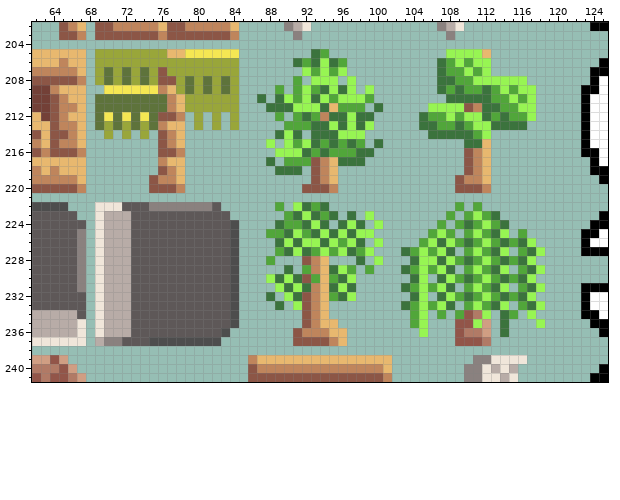
Two states of a pixel-art file, Assets/Yaya/Artwork/Misc/System.ase. Above: the version before the commit.
256x256 pixels, 1 frame. Colours within 5 levels of each other are drawn and written as one. Shown: x 62..125, y 202..241.
Once edited:
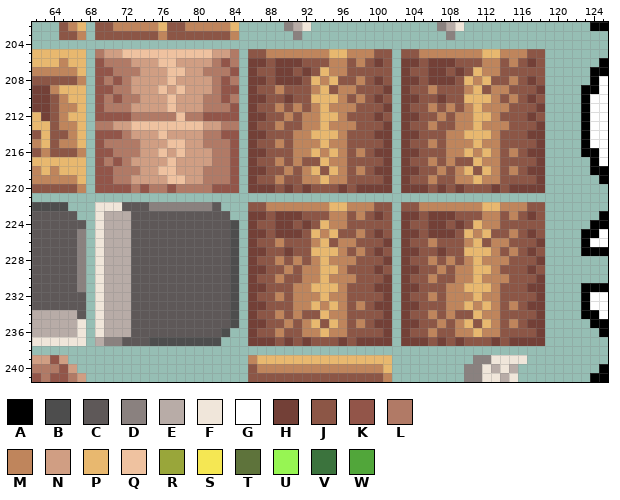
Palette (. is transparent): A #000000  B #4d4d4d  C #5e5858  D #8a817f  E #b8aca7  F #f0e6da  G #ffffff  H #734037  J #8c5646  K #925549  L #b17a66  M #bf855c  N #d09e83  P #e8b86f  Q #efc2a0  R #99a63a  S #f5e753  T #5e733b  U #97f553  V #3b733d  W #51a63a
Edits made:
Changed rows in their new state; - is an unchanged pixel.
first column x 69:
205 LNNQQQQQQQQQQNNL-JJMMMMMMMPPMMMJJ-JJMMMMMMM-PMMMJJ
206 KLLLNNNQQNNNNLKL-HHJHHHJJJMMJMJHJ-HHJHHHJJJMMJMJHJ
207 KKLLLNNNQQNNLLLK-HJJHHJHJPMMJJJJJ-HJJHHJHJPMMJJJJJ
208 KLKLNNNNQNNNNLKL-HHJHHHJPMPJJMJHJ-HHJHHHJPMPJJMJHJ
209 KKLLNNNQNQNNNLKK-HJJMJJJMPJMMJJJH-HJJMJJJMPJMMJJJH
210 KLKLLNNNQNNNLLKL-HHJJHJJPPPMJMJHJ-HHJJHJJPPPMJMJHJ
211 KLLLNNNNQNNNLLLK-HJJMJMJMPMMMJJJH-HJJMJMJMPMMMJJJH
212 KKKKLLLLLQLLKKKK-HHJJMJMMPPMJJJHJ-HHJJMJMMPPMJJJHJ
213 LLNNQQQQQQQQNNLL-HJJMJJMMPMMMJJJH-HJJMJJMMPMMMJJJH
214 KKKLNNNQNNNNLLKK-HHJJJMMPPPMJJJHH-HHJJJMMPPPMJJJHH
215 KLLLLNNNQQNNLLLK-HJJMJMMMPMMJJJJH-HJJMJMMMPMMJJJJH
216 KKLLLNNQNQNNNLLK-HHJJJMMPMPMJMJHH-HHJJJMMP--MJMJHH
217 KLKLNNNNQNNNNLLK-HJJMJMJ-PMMJJJJH-HJJMJMJ-PMMJJJJH
218 KKLLLNNQQNNNLLLK-HHJJMJMPJ-MJMJHH-HHJJMJMPJ-MJMJHH
219 KKLLNNNNQQNNLLLK-HJJMJJMMPMMJJJJH-HJJMJJM-PMMJJJJH
220 KKKKLKLLKLLLLKKK-HHHJHJH--JHJHHHH-HHHJHJH--JHJHHHH
222 -----------------JJMMMMMMMPPMMMJJ-JJMMMMMMMPPMMMJJ
223 -----------------HHJHHHJJJMMJMJHJ-HHJHHHJJJMMJMJHJ
224 -----------------HJJHHJHJPMMJJJJJ-HJJHHJHJPMMJJJJJ
225 -----------------HHJHHHJPMPJJMJHJ-HHJHHHJPMPJJMJHJ
226 -----------------HJJMJJJMPJMMJJJH-HJJMJJJMPJMMJJJH
227 -----------------HHJJHJJPPPMJMJHJ-HHJJHJJPPPMJMJHJ
228 -----------------HJJMJM---MMMJJJH-HJJMJMJMPMMMJJJH
229 -----------------HHJJMJM--PMJJJHJ-HHJJMJMMPPMJJJHJ
230 -----------------HJJMJJMM-MMMJJJH-HJJMJJMMPMMMJJJH
231 -----------------HHJJJMMP-PMJJJHH-HHJJJMMPPPMJJJHH
232 -----------------HJJMJMM--MMJJJJH-HJJMJMMMPMMJJJJH
233 -----------------HHJJJMMPMPMJMJHH-HHJJJMMPMPMJMJHH
234 -----------------HJJMJM-J-MMJJJJH-HJJMJMJJPMMJJJJH
235 -----------------HHJJMJMPJ-MJMJHH-HHJJMJMPJPMJMJHH
236 -----------------HJJMJ---PMMJJJJH-HJJMJJMMPMMJJJJH
237 -----------------HHHJH-H--JHJHHHH-HHHJHJHJJJHJHHHH
Boxes around the changes in both pictures, in picture pixels (x1, y1, x2, y2):
changed: (95, 49, 545, 346)
